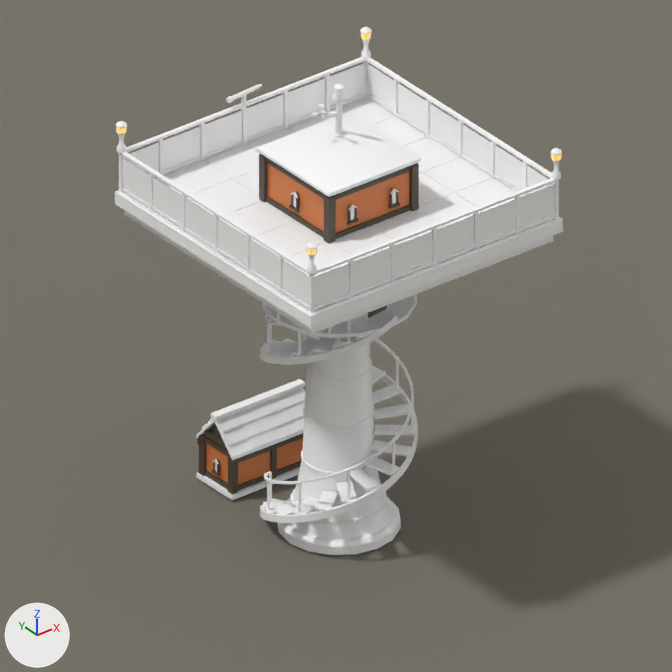
What one commit did to the Blender file src/DeepFrontier/Art/Source/ObservationDeck-ReferenceStudy.blend.
Both versions are drawn from the file's camera 'Camera'. Every picture has the same lights, and +X, +Y and +Z are marked at lower left. The older version comes first.

The first picture shows 'ObservationDeck.Architecture', 'ObservationDeck.Telescope', 'Plane' and 2 more.
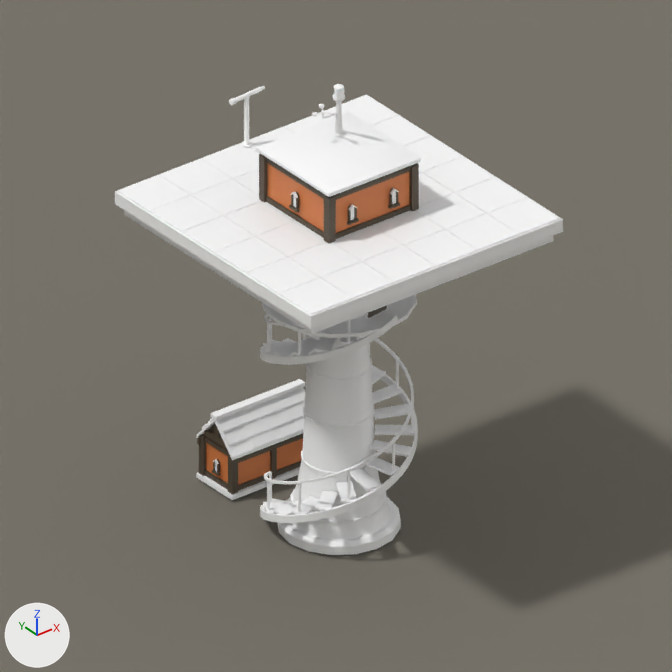
The change, as a diff of the scene's bpy script:
```diff
--- a/src/DeepFrontier/Art/Source/ObservationDeck-ReferenceStudy.blend.py
+++ b/src/DeepFrontier/Art/Source/ObservationDeck-ReferenceStudy.blend.py
@@ me_observationdeck_architecture @@
 # used by ob_observationdeck_architecture; location = (0.0, 0.0, 0.0)
-me_observationdeck_architecture.from_pydata(...)  # 4924 vertices, 3263 faces; spans x -6.05..0.05, y -6.05..0.2, z -0.03..9.63
+me_observationdeck_architecture.from_pydata(...)  # 3656 vertices, 2409 faces; spans x -6.03..0.03, y -6.03..0.2, z -0.03..9.63
+# me_observationdeck_architecture part 1: a new loose piece, a 10-sided cylinder along z spanning x -3.11..-2.89, y -0.255..-0.045, z 6.985..7.04, in mat_basemetal_ironteeth (its picture is missing)
+# me_observationdeck_architecture part 2: a new loose piece, a 10-sided cylinder along z spanning x -3.05..-2.95, y -0.198..-0.102, z 6.985..7.99, in mat_basemetal_ironteeth (its picture is missing)
+# me_observationdeck_architecture part 3: 150 loose pieces with 1308 vertices, spanning x -6.05..0.05, y -6.05..0.05, z 5.0..8.53, are deleted
 me_observationdeck_architecture.materials.append(mat_basewood_darkbrown_ironteeth)
@@ ob_observationdeck_telescope @@
 ob_observationdeck_telescope = bpy.data.objects.new('ObservationDeck.Telescope', me_observationdeck_telescope)
-ob_observationdeck_telescope.location = (-3.0, -0.06, 8.03)
+ob_observationdeck_telescope.location = (-3.0, -0.15, 8.03)
 _m = ob_observationdeck_telescope.modifiers.new('Authored softened edges', 'BEVEL')
```

Where the change shows, as pixel boxes (x1, y1, x2, y2) in the pictures (672 x 672 px):
'ObservationDeck.Architecture', reshaped (11% shorter)
    before: (115, 27, 563, 555)
    after: (115, 84, 563, 555)
'ObservationDeck.Telescope', moved
    before: (226, 84, 262, 103)
    after: (229, 86, 265, 105)
part 1 of me_observationdeck_architecture, added
    after: (241, 141, 252, 148)
part 2 of me_observationdeck_architecture, added
    after: (244, 99, 249, 145)
part 3 of me_observationdeck_architecture, deleted
    before: (116, 27, 562, 334)
